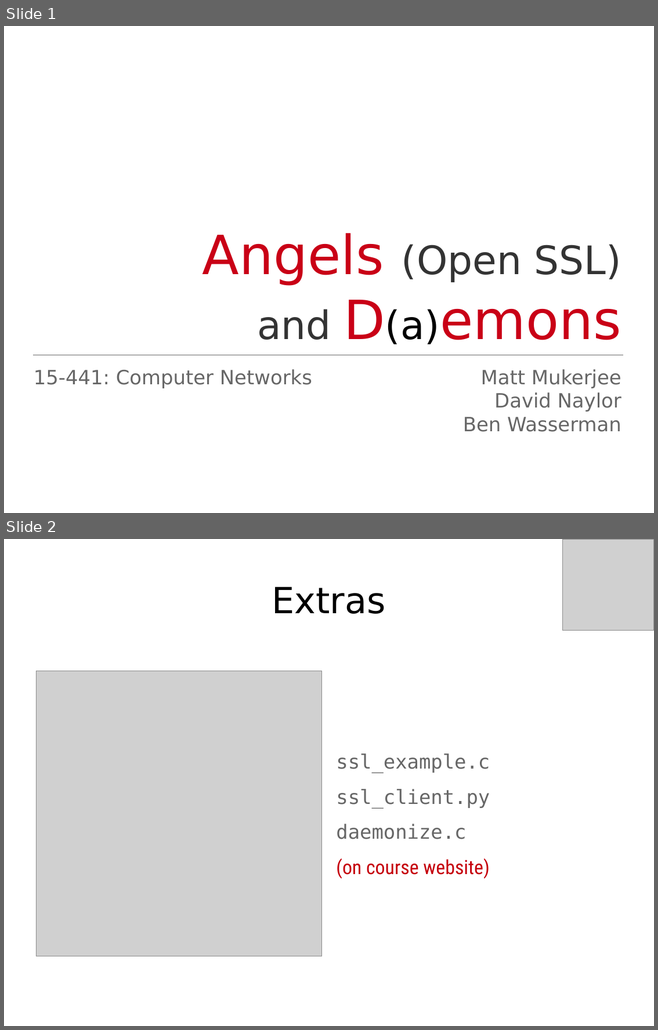
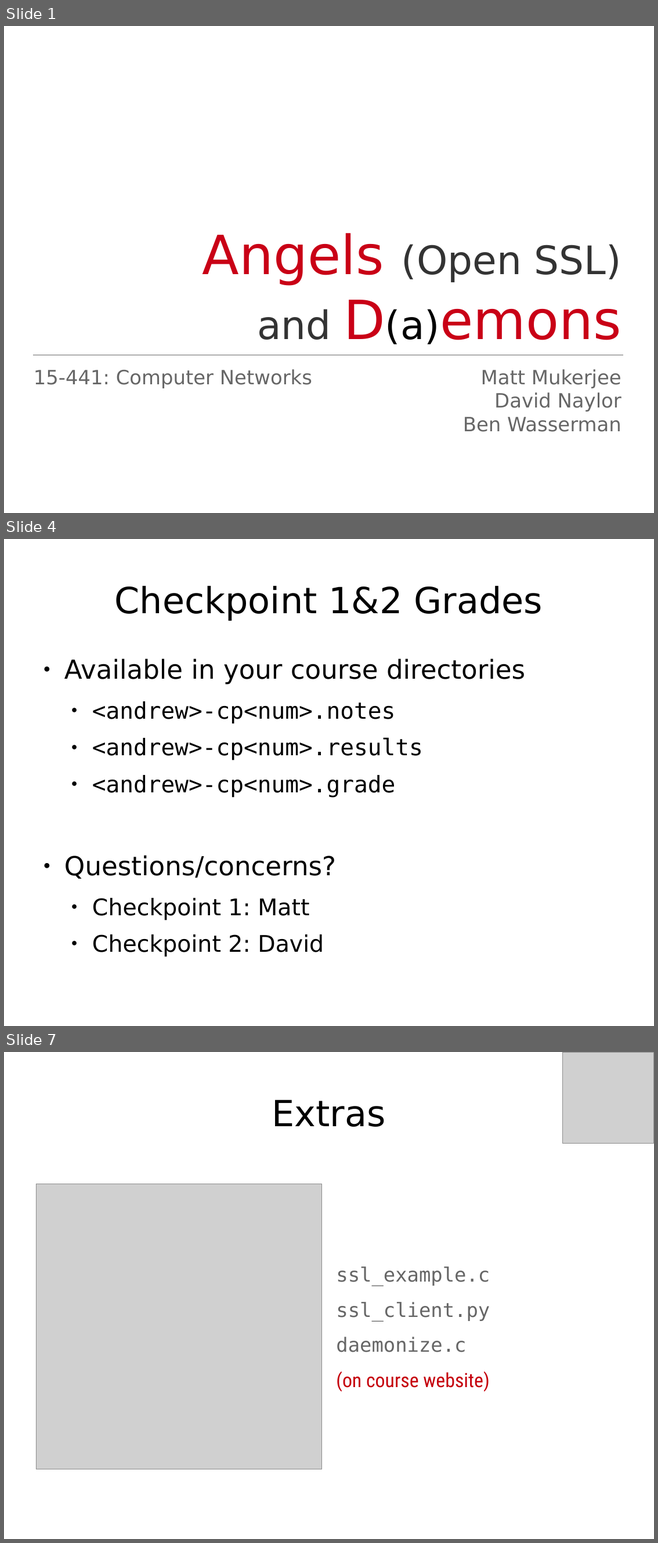
Before and after one commit to Jarvishappy/15-441-Recitation-Sessions, a slide deck: recitation6/src/recitation6.odp. Shown one above the other, each under a label of ours: slides 1 and 2 before the commit, slides 1, 4 and 7 after it; the slides between them are not shown. The pictures are 658x1030 and 658x1543 pixels, drawn with LibreOffice and Linux fonts; fonts in the diff are those of the drawing; grey boxes stand for pictures. Boxes give left, top, right and bottom in pixels: in the first picture for what was removed or moved away, otherwise in the second. Text is boxed around its words. In the diff, an @@ line names an element or a change of style, - is before the commit and + after.

```diff
--- a/recitation6/src/recitation6.odp
+++ b/recitation6/src/recitation6.odp
@@ slide 4 added at (4,539,654,1026), background #FFFFFF @@
@@ title added at (115,585,542,621), 44 pt, text #000000 @@
+Checkpoint 1&2 Grades
@@ text added at (64,658,525,957), 28 pt, text #000000 @@
+● Available in your course directories
+  ● <andrew>-cp<num>.notes
+  ● <andrew>-cp<num>.results
+  ● <andrew>-cp<num>.grade
+● Questions/concerns?
+  ● Checkpoint 1: Matt
+  ● Checkpoint 2: David
@@ what was slide 2 is now slide 7 @@
```
Also in this commit, not shown: 1 slide changed, 3 other slides added.
